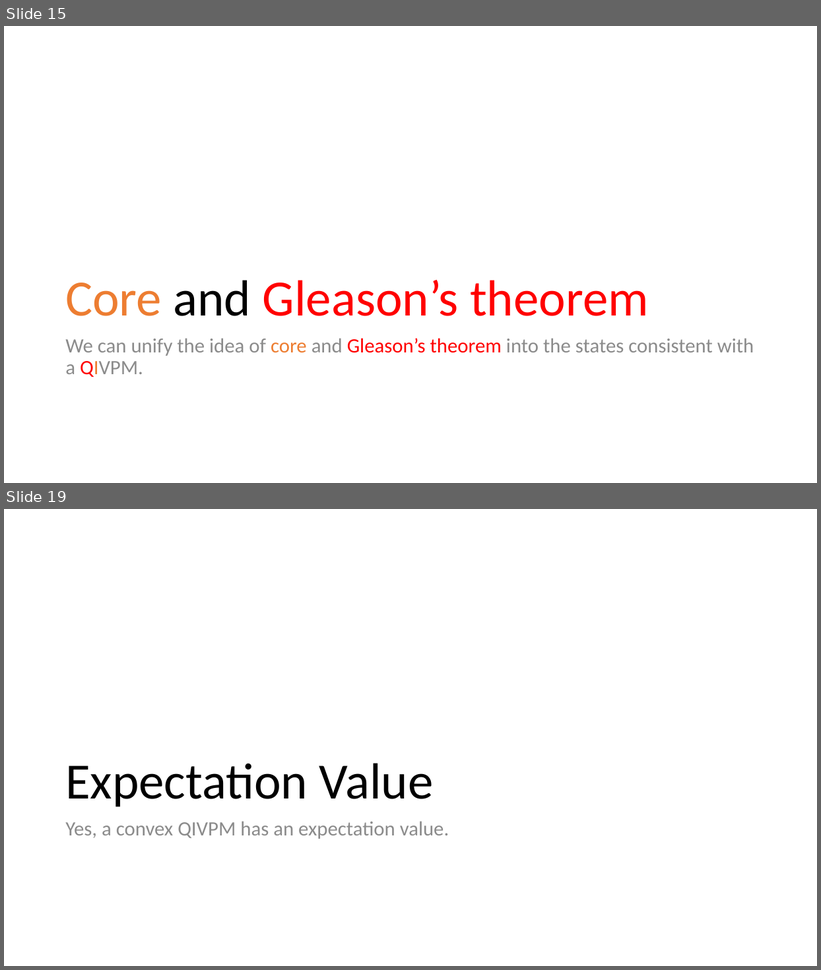
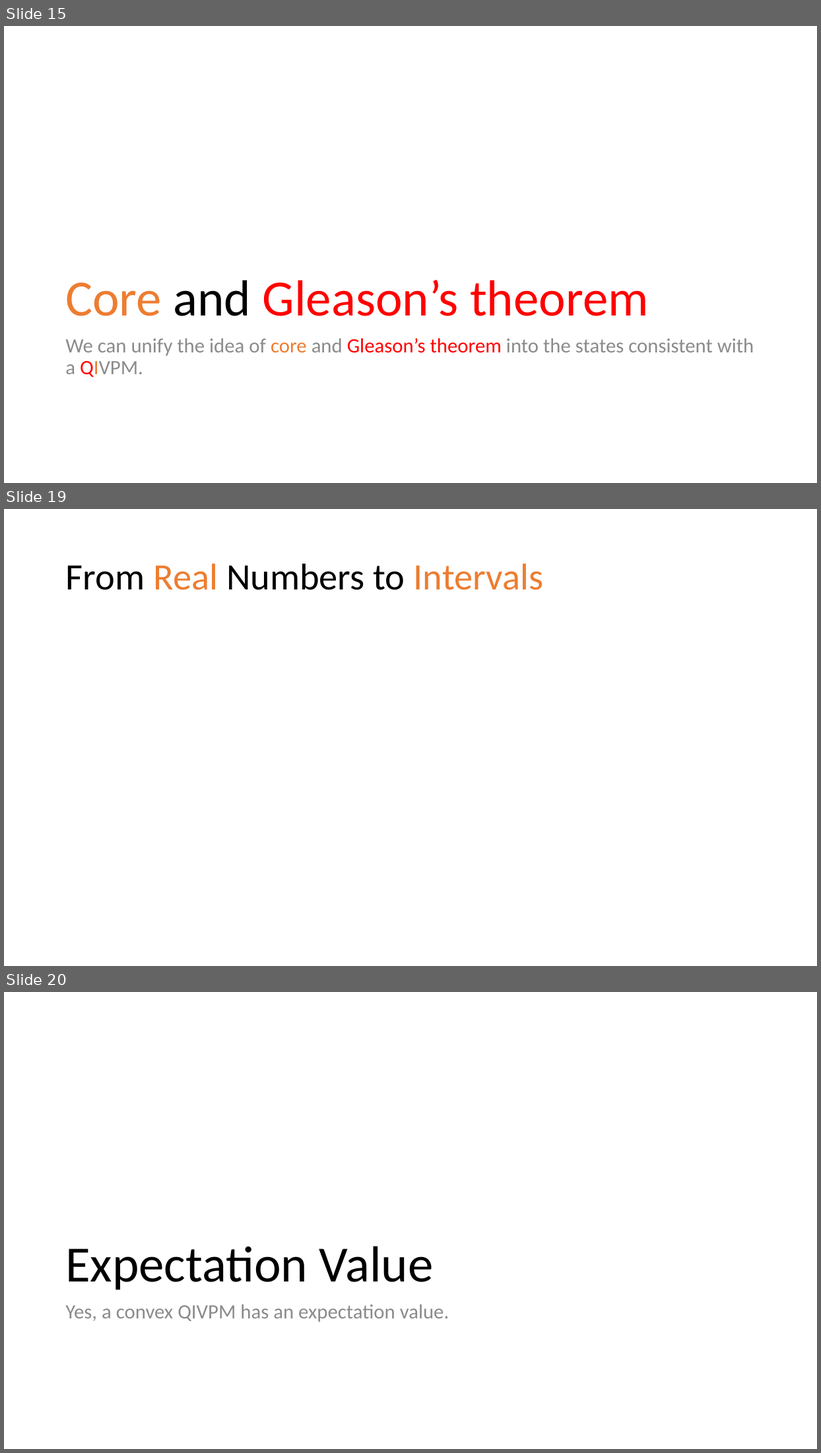
Before and after one commit to yuttai/Contextuality-and-Nonlocality-in-Discrete-Quantum-Theory, a slide deck: prop_letter.pptx. Shown one above the other, each under a label of ours: slides 15 and 19 before the commit, slides 15, 19 and 20 after it; the slides between them are not shown. The pictures are 821x970 and 821x1453 pixels, drawn with LibreOffice and Linux fonts; fonts in the diff are those of the drawing. Boxes give left, top, right and bottom in pixels: in the first picture for what was removed or moved away, otherwise in the second. Text is boxed around its words. In the diff, an @@ line names an element or a change of style, - is before the commit and + after.

```diff
--- a/prop_letter.pptx
+++ b/prop_letter.pptx
@@ slide 19 added at <box>4,509,817,966</box>, background #FFFFFF @@
@@ title added at <box>66,563,544,590</box>, 44 pt, text #000000 @@
+From Real Numbers to Intervals
@@ what was slide 19 is now slide 20 @@
```
Also in this commit, not shown: 1 slide changed.
